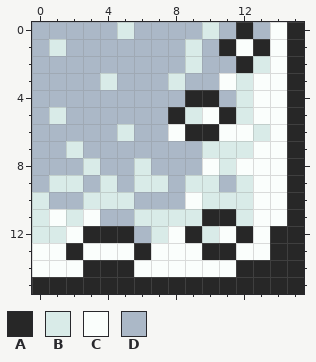
A pixel-art sprite gets an edit: snow02-glacier_bay/block-249.gif. The picture above was drawn from the file before the commit.
The file is 32x32 pixels, drawn in blocks of 2x2; one block is one cell here.
Palette (. is transparent): A #272727  B #d9ebe8  C #fafefc  D #abb8c7
Pixels before, first column x 0:
 0 DDDDDBDDDDBDADCA
 1 DBDDDDDDDBDACACA
 2 DDDDDDDDDBDDABCA
 3 DDDDBDDDBDDCBCCA
 4 DDDDDDDDDAADBCCA
 5 DBDDDDDDABCABCCA
 6 DDDDDBDDCAACCBCA
 7 DDBDDDDDDDBBBCCA
 8 DDDBDDBDDDCBCCCA
 9 DBBDBDBBDBBDBCCA
10 BDDBBBDDDCBBBCCA
11 BCBCDDBBBBAABCCA
12 BBCAAADBCABCACAA
13 CCACCCACCCAACCAA
14 CCCAAACCCCCCAAAA
15 AAAAAAAAAAAAAAAA
The same view after the edit:
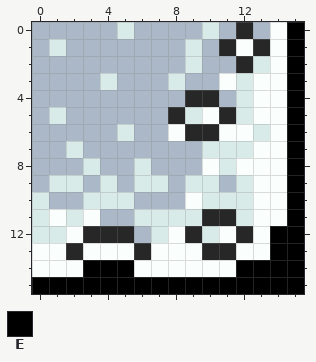
Colours new in this view: E #000000
Edits made:
The author changed colour A to colour E in rows 0 to 11 at x 15; in rows 12 to 13 at x 14 to 15; in row 14 at x 3 to 5 and 12 to 15; in row 15 at x 0 to 15.
Changed places in both pictures, as pixel boxes (x1, y1, x2, y2):
changed: (32, 22, 304, 294)
